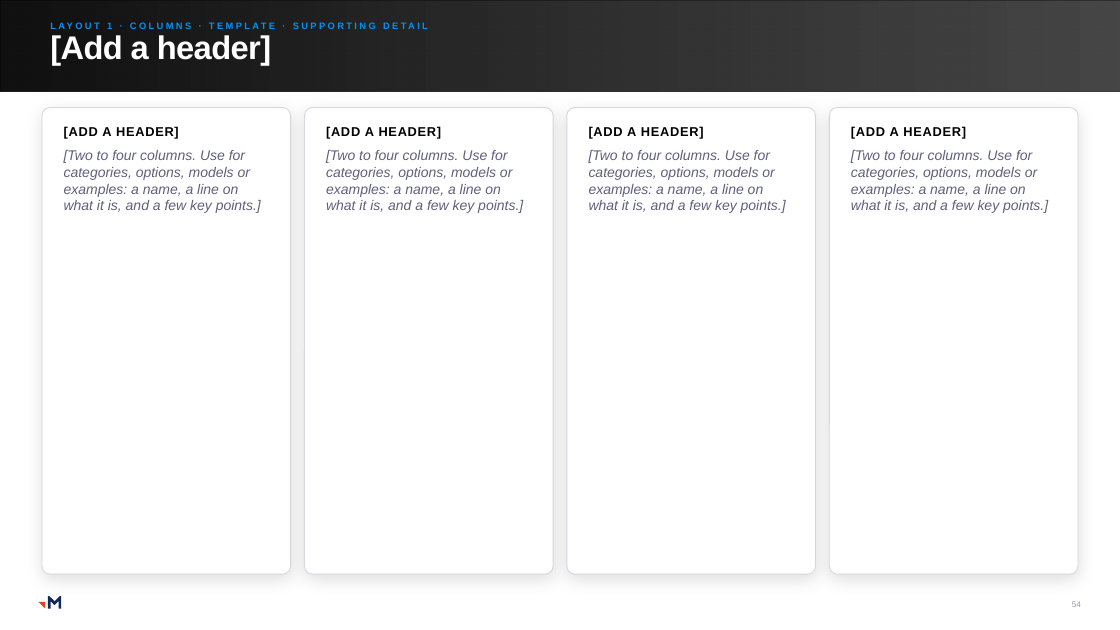
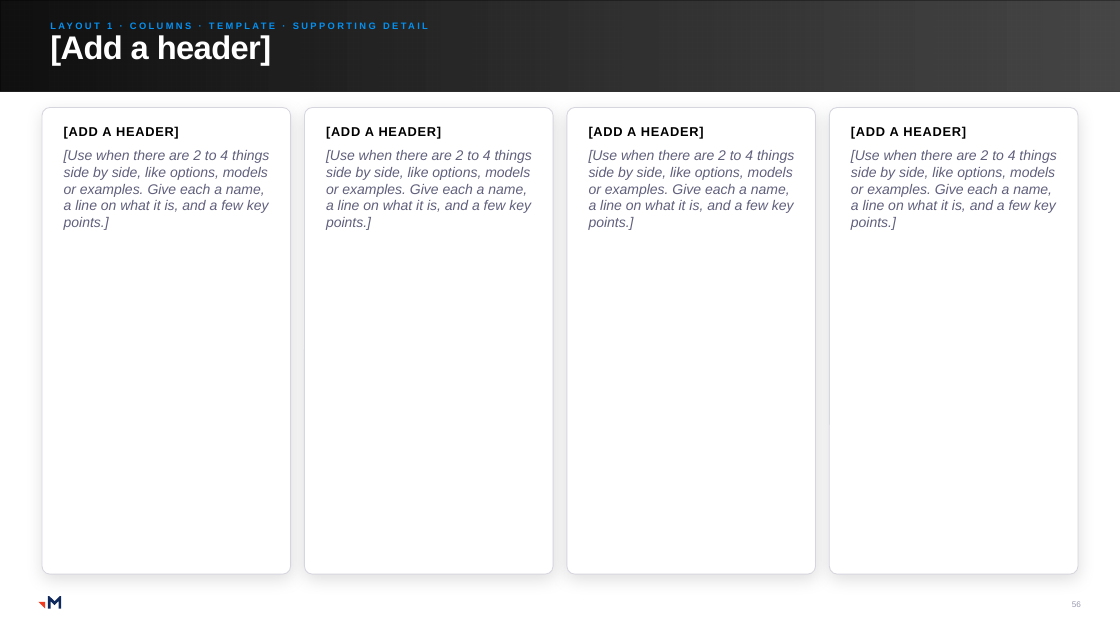
Before and after one commit to RachelHarrisMerkle/BasicMerkle, a slide deck: slide 56 of Priorities_Master.pptx (slide 54 before the commit). Drawn at 1120x630 pixels with LibreOffice and Linux fonts; fonts in the diff are those of the drawing; grey boxes stand for pictures. Boxes give left, top, right and bottom in pixels: in the first picture for what was removed or moved away, otherwise in the second. Text is boxed around its words. In the diff, an @@ line names an element or a change of style, - is before the commit and + after.

```diff
--- a/Priorities_Master.pptx
+++ b/Priorities_Master.pptx
@@ text in rounded rectangle at (64,150,269,230): text changed @@
-[Two to four columns. Use for categories, options, models or examples: a name, a line on what it is, and a few key points.]
+[Use when there are 2 to 4 things side by side, like options, models or examples. Give each a name, a line on what it is, and a few key points.]
@@ text in rounded rectangle at (326,150,532,230): text changed @@
-[Two to four columns. Use for categories, options, models or examples: a name, a line on what it is, and a few key points.]
+[Use when there are 2 to 4 things side by side, like options, models or examples. Give each a name, a line on what it is, and a few key points.]
@@ text in rounded rectangle at (589,150,794,230): text changed @@
-[Two to four columns. Use for categories, options, models or examples: a name, a line on what it is, and a few key points.]
+[Use when there are 2 to 4 things side by side, like options, models or examples. Give each a name, a line on what it is, and a few key points.]
@@ text in rounded rectangle at (851,150,1056,230): text changed @@
-[Two to four columns. Use for categories, options, models or examples: a name, a line on what it is, and a few key points.]
+[Use when there are 2 to 4 things side by side, like options, models or examples. Give each a name, a line on what it is, and a few key points.]
```
Also in this commit, not shown: 33 other slides changed, 4 slides added, 2 slides removed, 1 other file.
